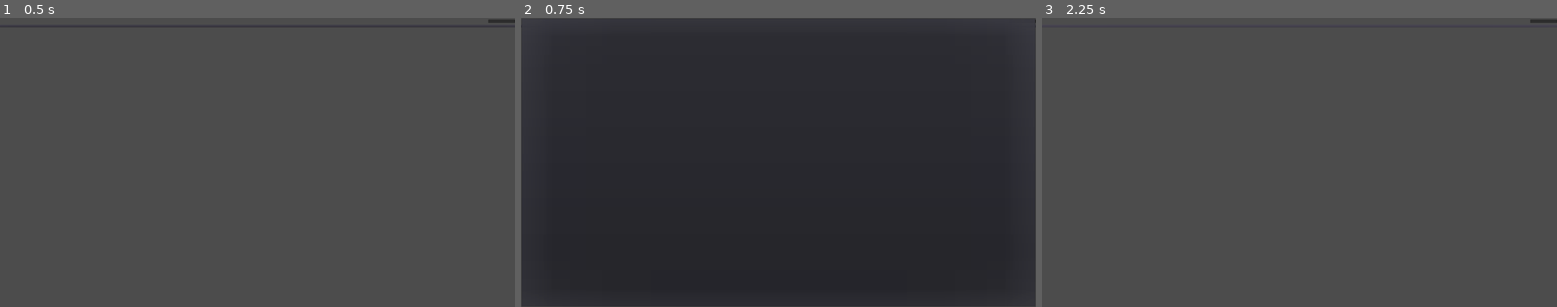
Above: before the commit, frames 1-3 (left to right).
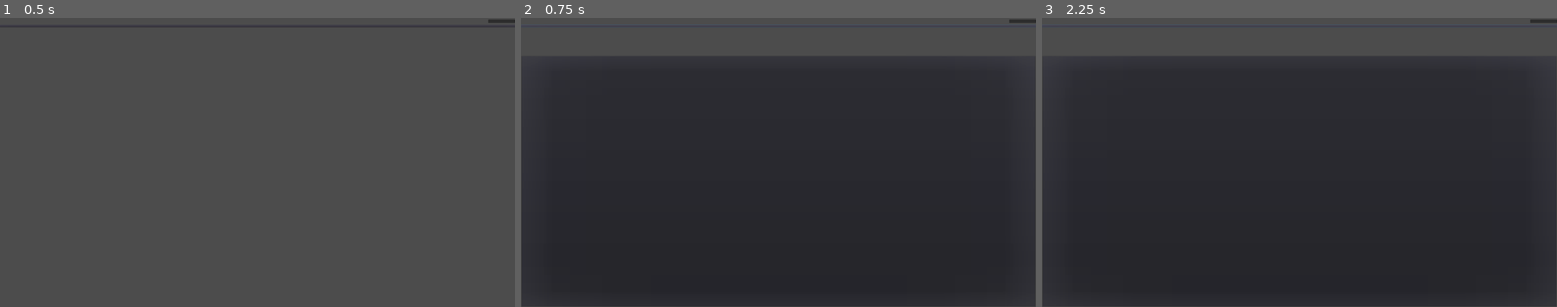
Above: after the commit, the same moments.

Repository: nicemicro/nice_tournament
Game: Godot game, scene res://subscenes/tournament/seeded_players.tscn
Same seed, same stepped clock (60 frames per second), same inputs: the game is played once before the commit and once after it. This scene is started directly instead of the project's main scene.
Inputs:
- Up to frame 1 (0.5 s): no input
- Up to frame 2 (0.75 s): click "Add new players" at 0.5 s
- Up to frame 3 (2.25 s): click "Add new players" at 1.25 s; click "Add new players" at 2 s

Frame 1 is identical in both runs. In frame 2, 10% of the frame differs, in the area x 0-100%, y 0-14%; in frame 3, 84%, in the area x 0-100%, y 14-100%.

Commit message:
Group stage can be added

Diff:
--- a/source/globals/tournament.gd
+++ b/source/globals/tournament.gd
@@ -20,3 +20,21 @@
 	else:
 		rounds[level].append(newRound)
 	return true
+
+func availableInput(refRoundRes: RoundResource) -> int:
+	var prevRound: int = -1
+	for roundIndex in range(len(rounds)):
+		if refRoundRes in rounds[roundIndex]:
+			prevRound = roundIndex - 1
+			break
+	if prevRound == -1:
+		return 0
+	var sumPrevOut: int = 0
+	var sumOtherIn: int = 0
+	for prevRoundRes in rounds[prevRound]:
+		sumPrevOut += prevRoundRes.output
+	for thisRoundRes in rounds[prevRound + 1]:
+		if thisRoundRes == refRoundRes:
+			break
+		sumOtherIn += thisRoundRes.input
+	return sumPrevOut - sumOtherIn
--- a/source/project.godot
+++ b/source/project.godot
@@ -9,6 +9,11 @@
 config_version=4
 
 _global_script_classes=[ {
+"base": "RoundResource",
+"class": "GroupRound",
+"language": "GDScript",
+"path": "res://resources/groups.gd"
+}, {
 "base": "Resource",
 "class": "MapResource",
 "language": "GDScript",
@@ -30,6 +35,7 @@
 "path": "res://resources/seed.gd"
 } ]
 _global_script_class_icons={
+"GroupRound": "",
 "MapResource": "",
 "PlayerResource": "",
 "RoundResource": "",
--- /dev/null
+++ b/source/resources/groups.gd
@@ -0,0 +1,45 @@
+extends RoundResource
+class_name GroupRound
+
+var groupNum: int = 2 setget setGroupNum, getGroupNum
+var groupSize: int = 3 setget setGroupSize, getGroupSize
+var neededWins: int = 2 setget setWins, getWins
+
+func _init() -> void:
+	virtualInputMult = 0
+
+func getOutput() -> int:
+	return groupNum * groupSize
+
+func setOutput(newOutput: int) -> void:
+	fail(newOutput)
+
+func getInput() -> int:
+	return groupNum * groupSize
+
+func setInput(newInput: int) -> void:
+	fail(newInput)
+
+func setGroupNum(newNum: int) -> void:
+	if newNum < 1:
+		return
+	groupNum = newNum
+
+func getGroupNum() -> int:
+	return groupNum
+
+func setGroupSize(newNum: int) -> void:
+	if newNum < 3:
+		return
+	groupSize = newNum
+
+func getGroupSize() -> int:
+	return groupSize
+
+func setWins(newNum: int) -> void:
+	if newNum < 1:
+		return
+	neededWins = newNum
+
+func getWins() -> int:
+	return neededWins
--- /dev/null
+++ b/source/resources/groups.tres
@@ -0,0 +1,6 @@
+[gd_resource type="Resource" load_steps=2 format=2]
+
+[ext_resource path="res://resources/groups.gd" type="Script" id=1]
+
+[resource]
+script = ExtResource( 1 )
--- a/source/resources/round_base.gd
+++ b/source/resources/round_base.gd
@@ -1,13 +1,49 @@
 extends Resource
 class_name RoundResource
 
-var input: int = 0
+var input: int = 0 setget setInput, getInput
 var output: int = 0 setget setOutput, getOutput
 var virtualInputMult: float = 0.0
-var mapPool: Array = []
+var mapPool: Array = [] setget fail, getMapPool
+
+func fail(input) -> void:
+	assert (false, "You should not change this on the fly")
 
 func getOutput() -> int:
 	return output
 
 func setOutput(newOutput: int) -> void:
 	output = newOutput
+
+func getInput() -> int:
+	return input
+
+func setInput(newInput: int) -> void:
+	input = newInput
+
+func getMapPool() -> Array:
+	return mapPool.duplicate()
+
+func addMap(newMap: MapResource) -> void:
+	if newMap in mapPool:
+		printerr("Trying to add a map already on the list")
+		return
+	mapPool.append(newMap)
+
+func removeMap(mapRes: MapResource) -> void:
+	if not mapRes in mapPool:
+		printerr("Trying to act on a map not on the list")
+		return
+	var index: int = mapPool.find(mapRes)
+	mapPool.pop_at(index)
+
+func moveMap(mapRes: MapResource, position: int) -> void:
+	if position < 0 or position >= len(mapPool):
+		printerr("Trying to move a map to an unavailable position")
+		return
+	if not mapRes in mapPool:
+		printerr("Trying to act on a map not on the list")
+		return
+	var index: int = mapPool.find(mapRes)
+	mapPool[index] = mapPool[position]
+	mapPool[position] = mapRes
--- a/source/resources/seed.gd
+++ b/source/resources/seed.gd
@@ -1,16 +1,16 @@
 extends RoundResource
 class_name SeedRound
 
-var seededPlayers: Array = [] setget fail, getSeededPlayers
+var seededPlayers: Array = [] setget setSeededPlayers, getSeededPlayers
 
 func _init() -> void:
 	virtualInputMult = 1
 
-func fail(input) -> void:
-	assert (false, "You should not change this on the fly")
-
 func getSeededPlayers() -> Array:
 	return seededPlayers.duplicate()
+
+func setSeededPlayers(input) -> void:
+	fail(input)
 
 func addPlayer(newPlayer: PlayerResource) -> void:
 	if newPlayer in seededPlayers:
--- a/source/start.gd
+++ b/source/start.gd
@@ -4,7 +4,7 @@
 onready var exitButton: Button = $ExitButton
 onready var playerManager: Control = $Players
 onready var mapManager: Control = $Maps
-onready var roundEditor: Control = $RoundEditor
+onready var roundEditor: Control = $TournamentEditor
 
 # Called when the node enters the scene tree for the first time.
 func _ready():
--- a/source/start.tscn
+++ b/source/start.tscn
@@ -4,7 +4,7 @@
 [ext_resource path="res://subscenes/players/players.tscn" type="PackedScene" id=2]
 [ext_resource path="res://start.gd" type="Script" id=3]
 [ext_resource path="res://subscenes/maps/maps.tscn" type="PackedScene" id=4]
-[ext_resource path="res://subscenes/tournament/round_editor.tscn" type="PackedScene" id=5]
+[ext_resource path="res://subscenes/tournament/tournament_editor.tscn" type="PackedScene" id=5]
 
 [node name="Start" type="Control"]
 anchor_right = 1.0
@@ -68,7 +68,7 @@
 [node name="Maps" parent="." instance=ExtResource( 4 )]
 visible = false
 
-[node name="RoundEditor" parent="." instance=ExtResource( 5 )]
+[node name="TournamentEditor" parent="." instance=ExtResource( 5 )]
 visible = false
 
 [connection signal="tree_exiting" from="." to="." method="_on_Start_tree_exiting"]
--- /dev/null
+++ b/source/subscenes/tournament/group_edit.gd
@@ -0,0 +1,87 @@
+extends "res://subscenes/tournament/round_edit_base.gd"
+
+onready var groupSizeInp: LineEdit = $GroupSize/GroupSizeInput
+onready var groupNumInp: LineEdit = $GroupNum/GroupNumInput
+onready var neededWins: LineEdit = $NeededWins/WinInput
+onready var availableList: PopupMenu = $AvailableMaps
+onready var addedList: VBoxContainer = $MapPool
+
+var availableMaps: Array
+
+const mapDisplayScenePath: String = "res://subscenes/tournament/map_in_pool_display.tscn"
+
+func _ready():
+	._ready()
+	playerNumberChange()
+
+func attachResource(newRoundRes: RoundResource) -> void:
+	if not newRoundRes is GroupRound:
+		assert(false, "This UI is for seed rounds only.")
+		return
+	.attachResource(newRoundRes)
+
+func _on_GroupSizeInput_text_changed(new_text):
+	if str(int(new_text)) != new_text:
+		groupSizeInp.text = ""
+		roundRes.groupSize = 3
+	else:
+		roundRes.groupSize = int(new_text)
+		groupSizeInp.text = str(roundRes.groupSize)
+	playerNumberChange()
+
+func _on_GroupNumInput_text_changed(new_text):
+	if str(int(new_text)) != new_text:
+		groupNumInp.text = ""
+		roundRes.groupNum = 1
+	else:
+		roundRes.groupNum = int(new_text)
+		groupNumInp.text = str(roundRes.groupNum)
+	playerNumberChange()
+
+func _on_WinInput_text_changed(new_text):
+	if str(int(new_text)) != new_text:
+		neededWins.text = ""
+		roundRes.neededWins = 1
+		return
+	roundRes.neededWins = int(new_text)
+	neededWins.text = str(roundRes.neededWins)
+
+func _on_MapChoice_pressed():
+	availableList.clear()
+	availableMaps = []
+	for mapRes in Global.maps.values():
+		if mapRes in roundRes.mapPool:
+			continue
+		availableList.add_item(mapRes.name)
+		availableMaps.append(mapRes)
+	availableList.show()
+
+func _on_AvailableMaps_id_pressed(id):
+	roundRes.addMap(availableMaps[id])
+	var newScene: PackedScene = preload(mapDisplayScenePath)
+	var newNode: HBoxContainer = newScene.instance()
+	newNode.attachResource(availableMaps[id])
+	newNode.connect("action", self, "_on_mapAction_pressed")
+	addedList.add_child(newNode)
+
+func _on_mapAction_pressed(mapRes: MapResource, actionId: int) -> void:
+	var mapIndex: int = roundRes.mapPool.find(mapRes)
+	var nodeToActOn: Node = addedList.get_child(mapIndex)
+	if actionId == 2:
+		# Delete
+		roundRes.removeMap(mapRes)
+		nodeToActOn.queue_free()
+		return
+	var newPos: int
+	if actionId == 0:
+		# Move up
+		if mapIndex == 0:
+			return
+		newPos = mapIndex - 1
+	if actionId == 1:
+		# Move down
+		if mapIndex == len(roundRes.mapPool) - 1:
+			return
+		newPos = mapIndex + 1
+	addedList.move_child(nodeToActOn, newPos)
+	roundRes.moveMap(mapRes, newPos)
--- /dev/null
+++ b/source/subscenes/tournament/group_edit.tscn
@@ -0,0 +1,112 @@
+[gd_scene load_steps=4 format=2]
+
+[ext_resource path="res://fonts/default_theme.tres" type="Theme" id=1]
+[ext_resource path="res://subscenes/tournament/round_edit_base.tscn" type="PackedScene" id=2]
+[ext_resource path="res://subscenes/tournament/group_edit.gd" type="Script" id=3]
+
+[node name="GroupEdit" instance=ExtResource( 2 )]
+script = ExtResource( 3 )
+
+[node name="Label" parent="." index="0"]
+text = "Group"
+
+[node name="PlayerCounter" parent="HBoxContainer" index="1"]
+text = "6"
+
+[node name="GroupSize" type="HBoxContainer" parent="." index="2"]
+margin_top = 90.0
+margin_right = 1920.0
+margin_bottom = 136.0
+
+[node name="Label" type="Label" parent="GroupSize" index="0"]
+margin_top = 5.0
+margin_right = 1798.0
+margin_bottom = 41.0
+size_flags_horizontal = 3
+theme = ExtResource( 1 )
+text = "Group size:"
+
+[node name="GroupSizeInput" type="LineEdit" parent="GroupSize" index="1"]
+margin_left = 1802.0
+margin_right = 1920.0
+margin_bottom = 46.0
+theme = ExtResource( 1 )
+text = "3"
+max_length = 1
+placeholder_text = "3"
+
+[node name="GroupNum" type="HBoxContainer" parent="." index="3"]
+margin_top = 140.0
+margin_right = 1920.0
+margin_bottom = 186.0
+
+[node name="Label" type="Label" parent="GroupNum" index="0"]
+margin_top = 5.0
+margin_right = 1798.0
+margin_bottom = 41.0
+size_flags_horizontal = 3
+theme = ExtResource( 1 )
+text = "Number of groups:"
+
+[node name="GroupNumInput" type="LineEdit" parent="GroupNum" index="1"]
+margin_left = 1802.0
+margin_right = 1920.0
+margin_bottom = 46.0
+theme = ExtResource( 1 )
+text = "2"
+max_length = 1
+placeholder_text = "1"
+
+[node name="NeededWins" type="HBoxContainer" parent="." index="4"]
+margin_top = 190.0
+margin_right = 1920.0
+margin_bottom = 236.0
+
+[node name="Label" type="Label" parent="NeededWins" index="0"]
+margin_top = 5.0
+margin_right = 1798.0
+margin_bottom = 41.0
+size_flags_horizontal = 3
+theme = ExtResource( 1 )
+text = "Wins needed for a 1v1:"
+
+[node name="WinInput" type="LineEdit" parent="NeededWins" index="1"]
+margin_left = 1802.0
+margin_right = 1920.0
+margin_bottom = 46.0
+theme = ExtResource( 1 )
+text = "2"
+max_length = 1
+placeholder_text = "1"
+
+[node name="MapPoolHeader" type="Label" parent="." index="5"]
+margin_top = 240.0
+margin_right = 1920.0
+margin_bottom = 276.0
+theme = ExtResource( 1 )
+text = "Map pool"
+align = 1
+
+[node name="MapPool" type="VBoxContainer" parent="." index="6"]
+margin_top = 280.0
+margin_right = 1920.0
+margin_bottom = 280.0
+
+[node name="MapChoice" type="Button" parent="." index="7"]
+margin_top = 284.0
+margin_right = 1920.0
+margin_bottom = 326.0
+theme = ExtResource( 1 )
+text = "Add map"
+
+[node name="AvailableMaps" type="PopupMenu" parent="." index="8"]
+margin_top = 330.0
+margin_right = 1920.0
+margin_bottom = 350.0
+theme = ExtResource( 1 )
+
+[connection signal="text_changed" from="GroupSize/GroupSizeInput" to="." method="_on_GroupSizeInput_text_changed"]
+[connection signal="text_changed" from="GroupNum/GroupNumInput" to="." method="_on_GroupNumInput_text_changed"]
+[connection signal="text_changed" from="NeededWins/WinInput" to="." method="_on_WinInput_text_changed"]
+[connection signal="pressed" from="MapChoice" to="." method="_on_MapChoice_pressed"]
+[connection signal="id_pressed" from="AvailableMaps" to="." method="_on_AvailableMaps_id_pressed"]
--- a/source/subscenes/tournament/level_container.gd
+++ b/source/subscenes/tournament/level_container.gd
@@ -1,7 +1,9 @@
-extends Control
+extends VBoxContainer
 
-onready var checkbox: CheckBox = $CheckBox
 onready var roundContainer: VBoxContainer = $ScrollContainer/Rounds
+onready var checkbox: CheckBox = $Footer/FooterBox/CheckBoxContainer/CheckBox
+onready var inputNumField: LineEdit = $Footer/FooterBox/InNum
+onready var outputNumField: LineEdit = $Footer/FooterBox/OutNum
 
 var selected: bool = false
 var level: int = -1 setget setLevel, getLevel
@@ -24,7 +26,12 @@
 	return level
 
 func addRound(newRound: Control) -> void:
+	newRound.connect("playerNumChange", self, "_on_playerNumChange")
 	roundContainer.add_child(newRound)
+
+func setInputOutput(newInput: int, newOutput: int) -> void:
+	inputNumField.text = str(newInput)
+	outputNumField.text = str(newOutput)
 
 func _on_CheckBox_pressed():
 	if not checkbox.pressed:
@@ -32,3 +39,13 @@
 	else:
 		selected = false
 		emit_signal("selected", level)
+
+func _on_playerNumChange() -> void:
+	var counter: int = 0
+	for roundRes in Tournament.rounds[level]:
+		counter += roundRes.input
+	inputNumField.text = str(counter)
+	counter = 0
+	for roundRes in Tournament.rounds[level]:
+		counter += roundRes.output
+	outputNumField.text = str(counter)
--- a/source/subscenes/tournament/level_container.tscn
+++ b/source/subscenes/tournament/level_container.tscn
@@ -3,7 +3,7 @@
 [ext_resource path="res://fonts/default_theme.tres" type="Theme" id=1]
 [ext_resource path="res://subscenes/tournament/level_container.gd" type="Script" id=2]
 
-[node name="LevelContainer" type="Control"]
+[node name="LevelContainer" type="VBoxContainer"]
 anchor_right = 1.0
 anchor_bottom = 1.0
 rect_min_size = Vector2( 400, 0 )
@@ -12,29 +12,81 @@
 script = ExtResource( 2 )
 
 [node name="ScrollContainer" type="ScrollContainer" parent="."]
-anchor_right = 1.0
-anchor_bottom = 1.0
-margin_bottom = -50.0
+margin_right = 1920.0
+margin_bottom = 1026.0
 size_flags_horizontal = 3
 size_flags_vertical = 3
 
 [node name="Rounds" type="VBoxContainer" parent="ScrollContainer"]
 margin_right = 1920.0
-margin_bottom = 1030.0
+margin_bottom = 1026.0
 size_flags_horizontal = 3
 size_flags_vertical = 3
 
-[node name="CheckBox" type="CheckBox" parent="."]
+[node name="Footer" type="ScrollContainer" parent="."]
+margin_top = 1030.0
+margin_right = 1920.0
+margin_bottom = 1080.0
+rect_min_size = Vector2( 0, 50 )
+size_flags_horizontal = 3
+
+[node name="FooterBox" type="HBoxContainer" parent="Footer"]
+margin_right = 1920.0
+margin_bottom = 46.0
+size_flags_horizontal = 3
+
+[node name="CheckBoxContainer" type="Control" parent="Footer/FooterBox"]
+margin_right = 1571.0
+margin_bottom = 46.0
+rect_min_size = Vector2( 300, 0 )
+size_flags_horizontal = 3
+
+[node name="CheckBox" type="CheckBox" parent="Footer/FooterBox/CheckBoxContainer"]
 anchor_left = 0.5
-anchor_top = 1.0
 anchor_right = 0.5
 anchor_bottom = 1.0
-margin_left = -85.0
-margin_top = -50.0
-margin_right = 85.0
-size_flags_horizontal = 3
+grow_horizontal = 2
 theme = ExtResource( 1 )
 text = "Selected"
 align = 1
+icon_align = 1
 
-[connection signal="pressed" from="CheckBox" to="." method="_on_CheckBox_pressed"]
+[node name="InLabel" type="Label" parent="Footer/FooterBox"]
+margin_left = 1575.0
+margin_top = 5.0
+margin_right = 1611.0
+margin_bottom = 41.0
+theme = ExtResource( 1 )
+text = "In:"
+
+[node name="InNum" type="LineEdit" parent="Footer/FooterBox"]
+margin_left = 1615.0
+margin_right = 1733.0
+margin_bottom = 46.0
+rect_min_size = Vector2( 20, 0 )
+theme = ExtResource( 1 )
+text = "0"
+editable = false
+caret_blink = true
+caret_blink_speed = 0.5
+
+[node name="OutLabel" type="Label" parent="Footer/FooterBox"]
+margin_left = 1737.0
+margin_top = 5.0
+margin_right = 1798.0
+margin_bottom = 41.0
+theme = ExtResource( 1 )
+text = "Out:"
+
+[node name="OutNum" type="LineEdit" parent="Footer/FooterBox"]
+margin_left = 1802.0
+margin_right = 1920.0
+margin_bottom = 46.0
+rect_min_size = Vector2( 20, 0 )
+theme = ExtResource( 1 )
+text = "0"
+editable = false
+caret_blink = true
+caret_blink_speed = 0.5
+
+[connection signal="pressed" from="Footer/FooterBox/CheckBoxContainer/CheckBox" to="." method="_on_CheckBox_pressed"]
--- /dev/null
+++ b/source/subscenes/tournament/map_in_pool_display.gd
@@ -0,0 +1,31 @@
+extends HBoxContainer
+
+onready var nameLabel: Label = $MapName
+onready var actionMenuButton: MenuButton = $Action
+
+var mapRes: MapResource
+
+signal action
+
+# Called when the node enters the scene tree for the first time.
+func _ready():
+	if mapRes != null:
+		showPlayerDetails()
+	var actionList = actionMenuButton.get_popup()
+	actionList.connect("id_pressed", self, "_on_ActionMenuPoint_pressed")
+
+func attachResource(newRes: MapResource) -> void:
+	if (mapRes != null):
+		printerr("Resource already set")
+		return
+	mapRes = newRes
+	if nameLabel != null:
+		showPlayerDetails()
+
+func showPlayerDetails() -> void:
+	nameLabel.text = (
+		mapRes.name
+	)
+
+func _on_ActionMenuPoint_pressed(id: int) -> void:
+	emit_signal("action", mapRes, id)
--- /dev/null
+++ b/source/subscenes/tournament/map_in_pool_display.tscn
@@ -0,0 +1,26 @@
+[gd_scene load_steps=3 format=2]
+
+[ext_resource path="res://fonts/default_theme.tres" type="Theme" id=1]
+[ext_resource path="res://subscenes/tournament/map_in_pool_display.gd" type="Script" id=2]
+
+[node name="MapDisplay" type="HBoxContainer"]
+anchor_right = 1.0
+anchor_bottom = 1.0
+size_flags_horizontal = 3
+script = ExtResource( 2 )
+
+[node name="Action" type="MenuButton" parent="."]
+margin_right = 39.0
+margin_bottom = 1080.0
+theme = ExtResource( 1 )
+text = "..."
+flat = false
+items = [ "Up", null, 0, false, false, 0, 0, null, "", false, "Down", null, 0, false, false, 1, 0, null, "", false, "Del", null, 0, false, false, 2, 0, null, "", false ]
+
+[node name="MapName" type="Label" parent="."]
+margin_left = 43.0
+margin_right = 1920.0
+margin_bottom = 1080.0
+size_flags_horizontal = 3
+size_flags_vertical = 3
+theme = ExtResource( 1 )
--- /dev/null
+++ b/source/subscenes/tournament/round_edit_base.gd
@@ -0,0 +1,17 @@
+extends VBoxContainer
+
+onready var playerNumber: LineEdit = $HBoxContainer/PlayerCounter
+
+var roundRes: RoundResource
+
+signal playerNumChange
+
+func attachResource(newRoundRes: RoundResource) -> void:
+	if roundRes != null:
+		printerr("Resource already set")
+		return
+	roundRes = newRoundRes
+
+func playerNumberChange() -> void:
+	playerNumber.text = str(roundRes.output)
+	emit_signal("playerNumChange")
--- /dev/null
+++ b/source/subscenes/tournament/round_edit_base.tscn
@@ -0,0 +1,40 @@
+[gd_scene load_steps=3 format=2]
+
+[ext_resource path="res://fonts/default_theme.tres" type="Theme" id=1]
+[ext_resource path="res://subscenes/tournament/round_edit_base.gd" type="Script" id=2]
+
+[node name="RoundEdiitBase" type="VBoxContainer"]
+anchor_right = 1.0
+anchor_bottom = 1.0
+size_flags_horizontal = 3
+size_flags_vertical = 3
+script = ExtResource( 2 )
+
+[node name="Label" type="Label" parent="."]
+margin_right = 1920.0
+margin_bottom = 36.0
+theme = ExtResource( 1 )
+text = "Type"
+align = 1
+
+[node name="HBoxContainer" type="HBoxContainer" parent="."]
+margin_top = 40.0
+margin_right = 1920.0
+margin_bottom = 86.0
+
+[node name="Label" type="Label" parent="HBoxContainer"]
+margin_top = 5.0
+margin_right = 1798.0
+margin_bottom = 41.0
+size_flags_horizontal = 3
+theme = ExtResource( 1 )
+text = "Number of players:"
+
+[node name="PlayerCounter" type="LineEdit" parent="HBoxContainer"]
+margin_left = 1802.0
+margin_right = 1920.0
+margin_bottom = 46.0
+rect_min_size = Vector2( 100, 0 )
+theme = ExtResource( 1 )
+text = "0"
+editable = false
--- a/source/subscenes/tournament/seeded_players.gd
+++ b/source/subscenes/tournament/seeded_players.gd
@@ -1,22 +1,20 @@
-extends VBoxContainer
+extends "res://subscenes/tournament/round_edit_base.gd"
 
-onready var playerNumber: LineEdit = $HBoxContainer/PlayerCounter
 onready var availableList: PopupMenu = $AvailablePlayers
 onready var addedList: VBoxContainer = $PlayerList
 
 const playerDisplayScenePath: String = "res://subscenes/tournament/seeded_player_display.tscn"
 
-var roundRes: SeedRound
 var availabePlayers: Array = []
 
 func _ready():
 	pass
 
-func attachResource(newRoundRes: SeedRound) -> void:
-	if roundRes != null:
-		printerr("Resource already set")
+func attachResource(newRoundRes: RoundResource) -> void:
+	if not newRoundRes is SeedRound:
+		assert(false, "This UI is for seed rounds only.")
 		return
-	roundRes = newRoundRes
+	.attachResource(newRoundRes)
 
 func refreshAvailabePlayers() -> void:
 	availableList.clear()
@@ -40,7 +38,7 @@
 	newNode.attachResource(availabePlayers[id])
 	newNode.connect("action", self, "_on_playerAction_pressed")
 	addedList.add_child(newNode)
-	playerNumber.text = str(roundRes.output)
+	playerNumberChange()
 	refreshAvailabePlayers()
 
 func _on_playerAction_pressed(playerRes: PlayerResource, actionId: int) -> void:
@@ -50,6 +48,7 @@
 		# Delete
 		roundRes.removePlayer(playerRes)
 		nodeToActOn.queue_free()
+		playerNumberChange()
 		return
 	var newPos: int
 	if actionId == 0:
--- a/source/subscenes/tournament/seeded_players.tscn
+++ b/source/subscenes/tournament/seeded_players.tscn
@@ -1,59 +1,31 @@
-[gd_scene load_steps=3 format=2]
+[gd_scene load_steps=4 format=2]
 
 [ext_resource path="res://fonts/default_theme.tres" type="Theme" id=1]
 [ext_resource path="res://subscenes/tournament/seeded_players.gd" type="Script" id=2]
+[ext_resource path="res://subscenes/tournament/round_edit_base.tscn" type="PackedScene" id=3]
 
-[node name="Seeding" type="VBoxContainer"]
-anchor_right = 1.0
-anchor_bottom = 1.0
-size_flags_horizontal = 3
-size_flags_vertical = 3
+[node name="SeededPlayers" instance=ExtResource( 3 )]
 script = ExtResource( 2 )
 
-[node name="Label" type="Label" parent="."]
-margin_right = 1920.0
-margin_bottom = 36.0
-theme = ExtResource( 1 )
-text = "Seeded players"
-align = 1
+[node name="Label" parent="." index="0"]
+text = "Seedded Players"
 
-[node name="HBoxContainer" type="HBoxContainer" parent="."]
-margin_top = 40.0
-margin_right = 1920.0
-margin_bottom = 86.0
-
-[node name="Label" type="Label" parent="HBoxContainer"]
-margin_top = 5.0
-margin_right = 1798.0
-margin_bottom = 41.0
-size_flags_horizontal = 3
-theme = ExtResource( 1 )
-text = "Number of players:"
-
-[node name="PlayerCounter" type="LineEdit" parent="HBoxContainer"]
-margin_left = 1802.0
-margin_right = 1920.0
-margin_bottom = 46.0
-rect_min_size = Vector2( 100, 0 )
-theme = ExtResource( 1 )
-text = "0"
-editable = false
-
-[node name="PlayerList" type="VBoxContainer" parent="."]
+[node name="PlayerList" type="VBoxContainer" parent="." index="2"]
 margin_top = 90.0
 margin_right = 1920.0
 margin_bottom = 90.0
 
-[node name="Button" type="Button" parent="."]
+[node name="Button" type="Button" parent="." index="3"]
 margin_top = 94.0
 margin_right = 1920.0
 margin_bottom = 136.0
 theme = ExtResource( 1 )
 text = "Add new players"
 
-[node name="AvailablePlayers" type="PopupMenu" parent="."]
-anchor_right = 1.0
-anchor_bottom = 1.0
+[node name="AvailablePlayers" type="PopupMenu" parent="." index="4"]
+margin_top = 140.0
+margin_right = 1920.0
+margin_bottom = 1080.0
 size_flags_horizontal = 3
 size_flags_vertical = 3
 theme = ExtResource( 1 )
--- a/source/subscenes/tournament/round_editor.gd
+++ b/source/subscenes/tournament/tournament_editor.gd
@@ -9,6 +9,7 @@
 
 const levelContainerScenePath: String = "res://subscenes/tournament/level_container.tscn"
 const seedScenePath: String = "res://subscenes/tournament/seeded_players.tscn"
+const GroupEditScenePath: String = "res://subscenes/tournament/group_edit.tscn"
 
 signal backPressed
 
@@ -36,6 +37,9 @@
 		0:
 			roundRes = SeedRound.new()
 			scenePath = seedScenePath
+		1:
+			roundRes = GroupRound.new()
+			scenePath = GroupEditScenePath
 	Tournament.addRound(roundRes, selectedLevel)
 	addNewRound(roundRes, scenePath)
 	if len(levelContainers) - 1 == selectedLevel:
@@ -43,9 +47,9 @@
 
 func addNewRound(roundRes: RoundResource, scenePath: String) -> void:
 	var newScene = load(scenePath)
-	var seedScene = newScene.instance()
-	seedScene.attachResource(roundRes)
-	levelContainers[selectedLevel].addRound(seedScene)
+	var RoundScene = newScene.instance()
+	RoundScene.attachResource(roundRes)
+	levelContainers[selectedLevel].addRound(RoundScene)
 
 func levelSelected(index: int):
 	selectedLevel = index
--- a/source/subscenes/tournament/round_editor.tscn
+++ b/source/subscenes/tournament/tournament_editor.tscn
@@ -1,7 +1,7 @@
 [gd_scene load_steps=3 format=2]
 
 [ext_resource path="res://fonts/default_theme.tres" type="Theme" id=1]
-[ext_resource path="res://subscenes/tournament/round_editor.gd" type="Script" id=2]
+[ext_resource path="res://subscenes/tournament/tournament_editor.gd" type="Script" id=2]
 
 [node name="RoundEditor" type="Control"]
 anchor_right = 1.0
